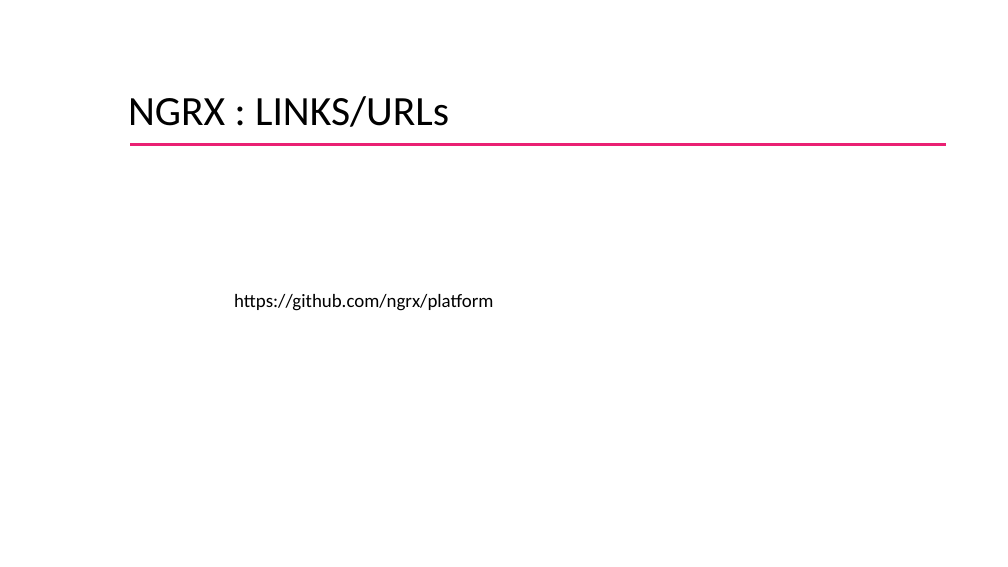
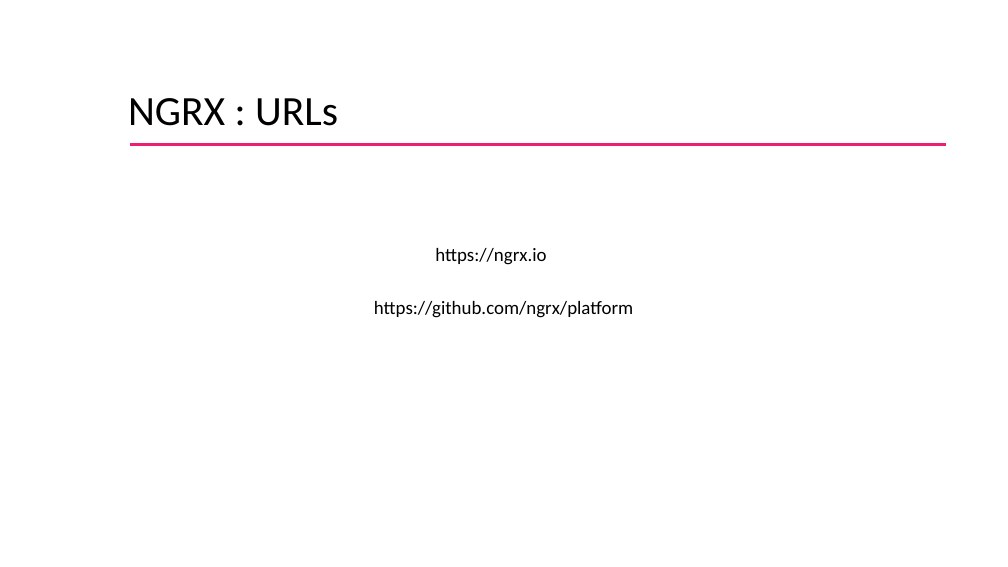
Before and after one commit to rkrandhir/globalForm, a slide deck: slide 18 of NGRX_tech_session.pptx. Drawn at 1008x567 pixels with LibreOffice and Linux fonts; fonts in the diff are those of the drawing; background and template pictures are left out. Boxes give left, top, right and bottom in pixels: in the first picture for what was removed or moved away, otherwise in the second. Text is boxed around its words. In the diff, an @@ line names an element or a change of style, - is before the commit and + after.

```diff
--- a/NGRX_tech_session.pptx
+++ b/NGRX_tech_session.pptx
@@ title at bbox=[128, 98, 338, 126]: text changed @@
-NGRX : LINKS/URLs
+NGRX : URLs
@@ text added at bbox=[435, 248, 546, 265], 18 pt, text #000000 @@
+https://ngrx.io
@@ text "https://github.com/ngrx/platform": place and size @@
-text "https://github.com/ngrx/platform" at bbox=[234, 294, 493, 311]
+text "https://github.com/ngrx/platform" at bbox=[374, 301, 633, 318]
```
Also in this commit, not shown: 3 other slides changed, 5 slides added, 13 slides removed.
